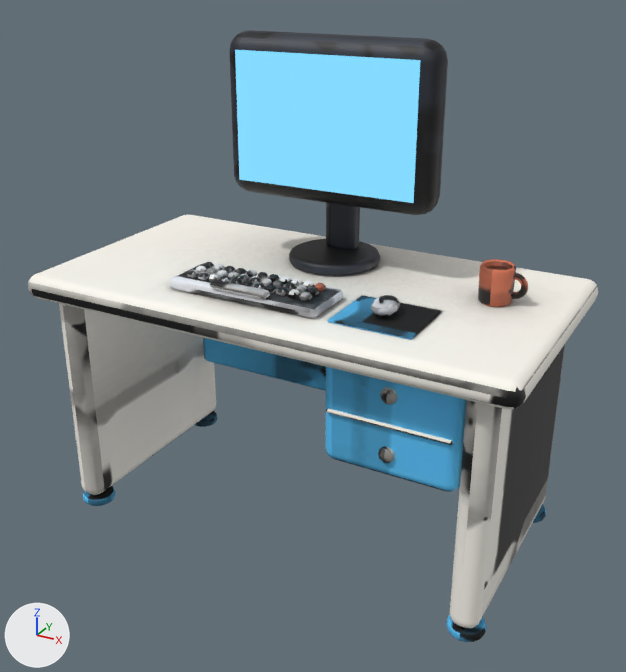
Before and after pictures for a commit that changed the glTF model client/public/models/desk_setup.glb.
Camera for both pictures: a 50 mm lens placed at (1.086, -1.961, 1.555), pointed at (0.025, -0.033, 0.591). Arrows for +X, +Y and +Z are at lower left; the lights stay in place. The first picture is the older version. Vertices at exactly the same position are counted once.

Names of what the first picture shows: 'desk_setup'.
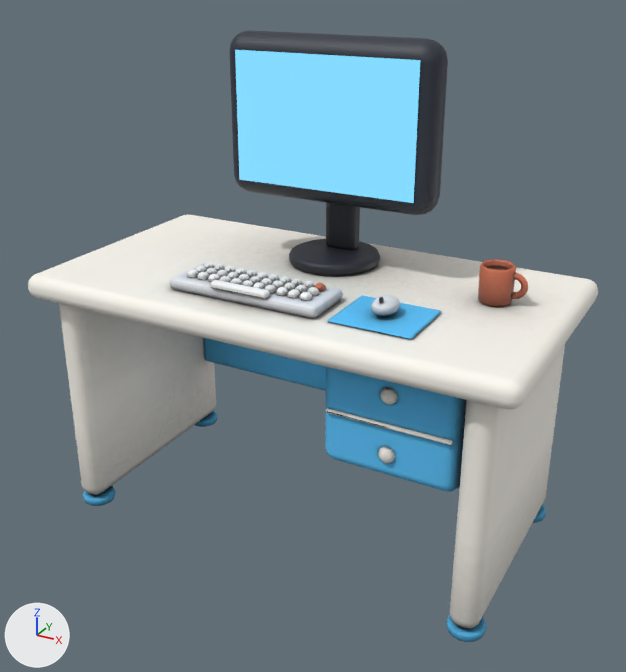
Location of each change, (x1, y1, x2, y2) in pixels of the pictures (626 x 672 px):
part 1 of me_desk_setup, surface changed
    both: (28, 30, 598, 642)

The change, as a diff of the scene's bpy script:
```diff
--- a/client/public/models/desk_setup.glb.py
+++ b/client/public/models/desk_setup.glb.py
@@ me_desk_setup @@
 me_desk_setup.from_pydata(...)  # 2876 vertices, 5522 faces; spans x -0.7..0.7, y -0.375..0.375, z 0.0..1.37
 # used by ob_desk_setup; location = (0.0, 0.0, 0.0)
+# me_desk_setup part 1: 5436 kept faces spanning x -0.7..0.7, y -0.375..0.375, z 0.0..1.37 get new texture (UV) coordinates
 me_desk_setup.materials.append(mat_desktop)
```
